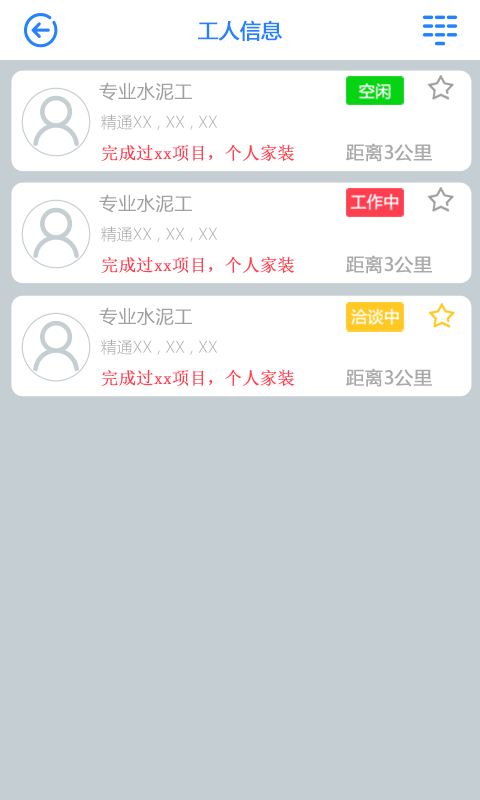
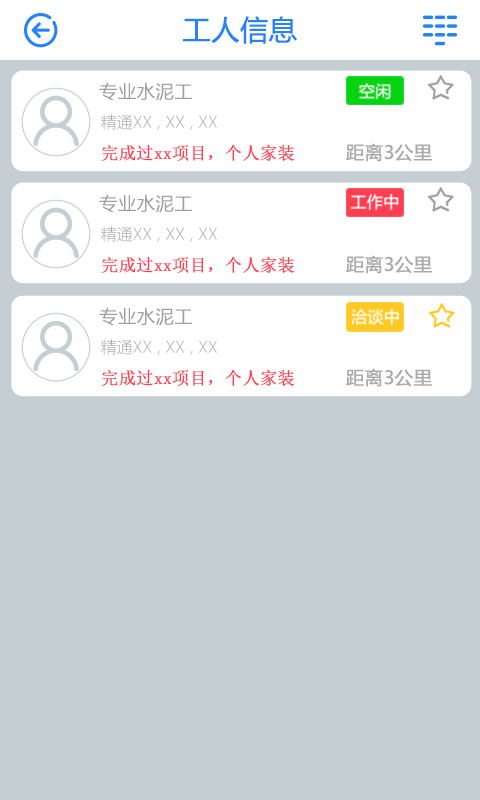
Comparing the layer stacks of the two 480px x 800px images. Changes:
painted on "工人信息" over [183, 16, 297, 44]
